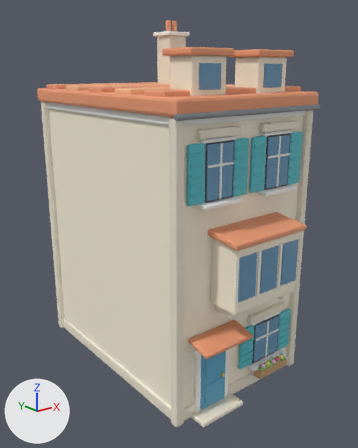
A saved change to the FBX model unity/Assets/Resources/Bayview/terrace_d.fbx.
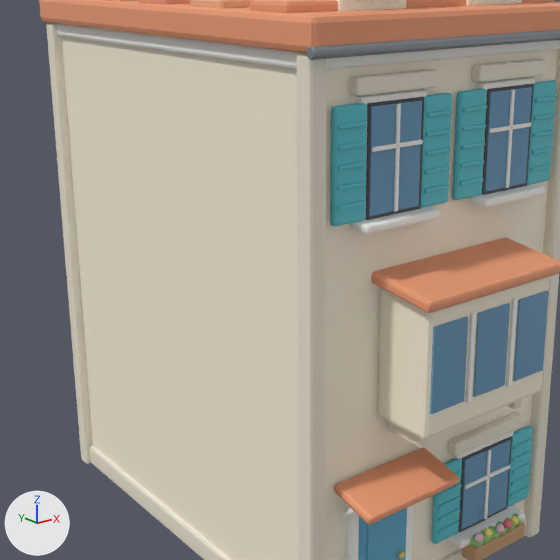
Each version appears first whole from a 50 mm camera at (-10.93, -14.38, 10.81) aimed at (0.03, -0.67, 5.32), and next in a close-up on the part from 5% to 85% of the width and 20% to 84% of the height. Every picture has the same lights, and +X, +Y and +Z are marked at lower left. The older version's two pictures come first. Objects named as collision shapes, trigger or cutter boxes, shadow casters or lower levels of detail are left out. Where no turn or scale is listed for an object, it has been applied to the vertices.

In view in the first close-up: 'Visual'.
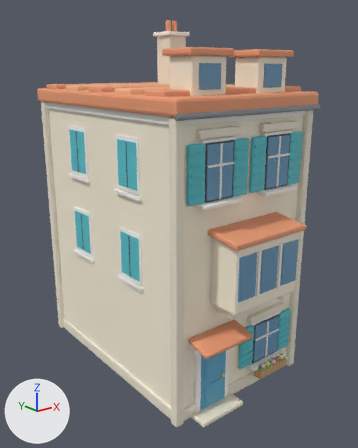
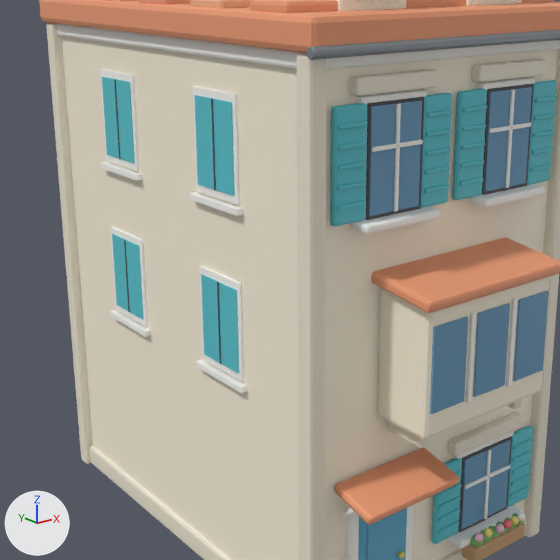
The change in detail:
me_cube is used by ob_visual; location (0.0, 0.0, 4.8).
me_cube had 7836 vertices, 7646 faces and spanned x -2.95..2.95, y -5.25..4.7, z -4.84..7.72.
me_cube now has 8156 vertices, 7886 faces and spans x -2.95..2.95, y -5.25..4.7, z -4.84..7.72.
me_cube part 1: a new loose piece, a box spanning x -2.74..-2.7, y -2.2..-1.0, z -0.65..1.05, in mat_whitetrim (white #fcfaf6).
me_cube part 2: a new loose piece, a box spanning x -2.76..-2.73, y -2.12..-1.62, z -0.525..0.925, in mat_tint_shutter (cyan #59c4ce).
me_cube part 3: a new loose piece, a box spanning x -2.76..-2.73, y -1.58..-1.08, z -0.525..0.925, in mat_tint_shutter (cyan #59c4ce).
me_cube part 4: a new loose piece, a box spanning x -2.767..-2.757, y -1.62..-1.58, z -0.525..0.925, in mat_black (dark grey #3f3f45).
me_cube part 5: a new loose piece, a box spanning x -2.82..-2.7, y -2.3..-0.9, z -0.8..-0.7, in mat_whitetrim (white #fcfaf6).
me_cube part 6: a new loose piece, a box spanning x -2.74..-2.7, y 1.0..2.2, z -0.65..1.05, in mat_whitetrim (white #fcfaf6).
me_cube part 7: a new loose piece, a box spanning x -2.76..-2.73, y 1.08..1.58, z -0.525..0.925, in mat_tint_shutter (cyan #59c4ce).
me_cube part 8: a new loose piece, a box spanning x -2.76..-2.73, y 1.62..2.12, z -0.525..0.925, in mat_tint_shutter (cyan #59c4ce).
me_cube part 9: a new loose piece, a box spanning x -2.767..-2.757, y 1.58..1.62, z -0.525..0.925, in mat_black (dark grey #3f3f45).
me_cube part 10: a new loose piece, a box spanning x -2.82..-2.7, y 0.9..2.3, z -0.8..-0.7, in mat_whitetrim (white #fcfaf6).
me_cube part 11: a new loose piece, a box spanning x -2.74..-2.7, y -2.2..-1.0, z 2.35..4.05, in mat_whitetrim (white #fcfaf6).
me_cube part 12: a new loose piece, a box spanning x -2.76..-2.73, y -2.12..-1.62, z 2.475..3.925, in mat_tint_shutter (cyan #59c4ce).
me_cube part 13: a new loose piece, a box spanning x -2.76..-2.73, y -1.58..-1.08, z 2.475..3.925, in mat_tint_shutter (cyan #59c4ce).
me_cube part 14: a new loose piece, a box spanning x -2.767..-2.757, y -1.62..-1.58, z 2.475..3.925, in mat_black (dark grey #3f3f45).
me_cube part 15: a new loose piece, a box spanning x -2.82..-2.7, y -2.3..-0.9, z 2.2..2.3, in mat_whitetrim (white #fcfaf6).
me_cube part 16: a new loose piece, a box spanning x -2.74..-2.7, y 1.0..2.2, z 2.35..4.05, in mat_whitetrim (white #fcfaf6).
me_cube part 17: a new loose piece, a box spanning x -2.76..-2.73, y 1.08..1.58, z 2.475..3.925, in mat_tint_shutter (cyan #59c4ce).
me_cube part 18: a new loose piece, a box spanning x -2.76..-2.73, y 1.62..2.12, z 2.475..3.925, in mat_tint_shutter (cyan #59c4ce).
me_cube part 19: a new loose piece, a box spanning x -2.767..-2.757, y 1.58..1.62, z 2.475..3.925, in mat_black (dark grey #3f3f45).
me_cube part 20: a new loose piece, a box spanning x -2.82..-2.7, y 0.9..2.3, z 2.2..2.3, in mat_whitetrim (white #fcfaf6).
Other edits to the shape of me_cube do not show in these pictures.

Pixel boxes [x1, y1, x2, y2] of what changed, in the close-ups (560 x 560 px):
part 1 of me_cube, added
    after: [199, 266, 244, 382]
part 2 of me_cube, added (cyan)
    after: [219, 282, 239, 373]
part 3 of me_cube, added (cyan)
    after: [201, 274, 220, 363]
part 4 of me_cube, added
    after: [217, 282, 221, 364]
part 5 of me_cube, added
    after: [196, 360, 248, 393]
part 6 of me_cube, added
    after: [111, 226, 148, 326]
part 7 of me_cube, added (cyan)
    after: [125, 240, 143, 319]
part 8 of me_cube, added (cyan)
    after: [112, 234, 128, 311]
part 9 of me_cube, added
    after: [124, 240, 130, 312]
part 10 of me_cube, added
    after: [110, 310, 151, 336]
part 11 of me_cube, added
    after: [193, 86, 240, 204]
part 12 of me_cube, added (cyan)
    after: [213, 99, 235, 196]
part 13 of me_cube, added (cyan)
    after: [194, 95, 214, 189]
part 14 of me_cube, added
    after: [211, 99, 216, 190]
part 15 of me_cube, added
    after: [189, 192, 244, 216]
part 16 of me_cube, added
    after: [100, 69, 139, 171]
part 17 of me_cube, added (cyan)
    after: [116, 79, 135, 163]
part 18 of me_cube, added (cyan)
    after: [102, 77, 119, 158]
part 19 of me_cube, added
    after: [114, 79, 120, 159]
part 20 of me_cube, added
    after: [100, 162, 142, 181]
